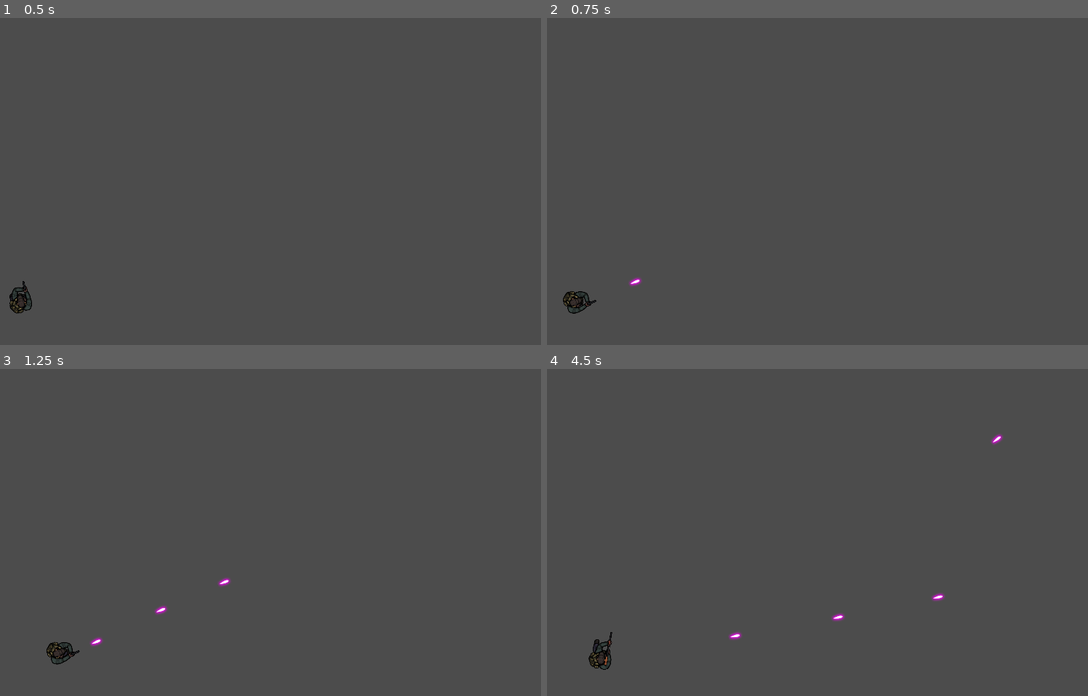
Above: before the commit, frames 1-4 (two rows, left to right).
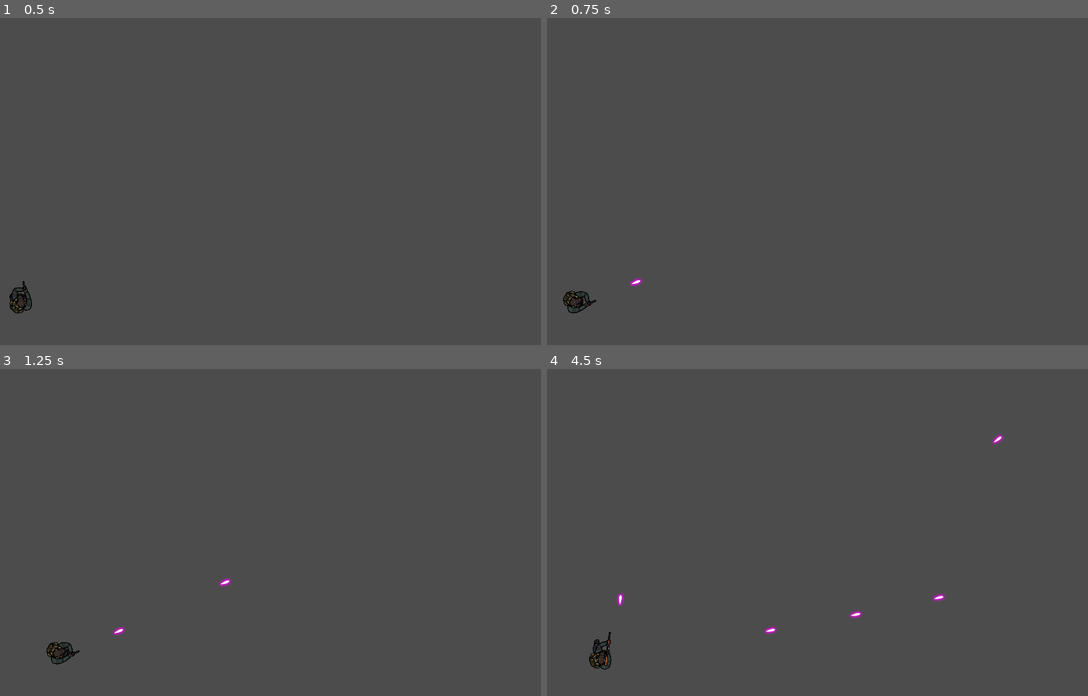
Above: after the commit, the same moments.

Repository: Gui-dev/topdownshooter
Game: Godot game, scene res://scenes/levels/world.tscn
The game is run twice, just before and just after one commit, with the same random seed, the same clock (stepped at 60 frames per second) and the same inputs.
Inputs (mouse positions are in pixels of both pictures, inside the frame that each line leads up to):
- Up to frame 1 (0.5 s): no input
- Up to frame 2 (0.75 s): tap Enter at 0.5 s; move the mouse to (925, 165) at 0.52 s; press the mouse at (925, 165) at 0.53 s; hold Right (ui_right) from 0.53 s (still down)
- Up to frame 3 (1.25 s): keep holding Right (ui_right)
- Up to frame 4 (4.5 s): move the mouse to (682, 548) at 1.27 s; release Right (ui_right) at 1.28 s; release the mouse at (682, 548) at 1.28 s; hold Down (ui_down) 1.28-2.03 s; click (682, 548) at 1.35 s; move the mouse to (855, 460) at 2.02 s; hold Right (ui_right) 2.03-2.78 s; hold 1 2.03-2.78 s; click (855, 460) at 2.3 s; move the mouse to (768, 597) at 2.77 s; hold Up (ui_up) 2.78-3.53 s; tap 2 at 2.85 s; click (768, 597) at 3.05 s; move the mouse to (968, 581) at 3.52 s; press the mouse at (968, 581) at 3.53 s; hold Left (ui_left) from 3.53 s (still down); move the mouse to (622, 483) at 4.27 s; release the mouse at (622, 483) at 4.28 s; click (622, 483) at 4.35 s

Frame 1 is identical in both runs. In frame 2, less than 0.1% of the frame differs, in the area x 2-18%, y 79-91%; in frame 3, 0.2%; in frame 4, 0.4%, in the area x 7-85%, y 20-92%.

Commit message:
feat: add sfx when shooting

Diff:
--- a/resources/pistol.tres
+++ b/resources/pistol.tres
@@ -1,13 +1,19 @@
-[gd_resource type="Resource" load_steps=2 format=2]
+[gd_resource type="Resource" load_steps=5 format=2]
 
 [ext_resource path="res://scripts/resource/weapon.gd" type="Script" id=1]
+[ext_resource path="res://assets/sfx_weapon/pistol_empty.ogg" type="AudioStream" id=2]
+[ext_resource path="res://assets/sfx_weapon/pistol_shoot.ogg" type="AudioStream" id=3]
+[ext_resource path="res://assets/sfx_weapon/pistol_reload.ogg" type="AudioStream" id=4]
 
 [resource]
 script = ExtResource( 1 )
 name = "pistol"
-ammo = 12
+ammo = 5
 capacity = 12
 max_ammo = 99
 strong = 1
 cooldown = 0.5
 shake = 35
+shoot = ExtResource( 3 )
+reload = ExtResource( 4 )
+empty = ExtResource( 2 )
--- a/resources/rifle.tres
+++ b/resources/rifle.tres
@@ -1,13 +1,19 @@
-[gd_resource type="Resource" load_steps=2 format=2]
+[gd_resource type="Resource" load_steps=5 format=2]
 
 [ext_resource path="res://scripts/resource/weapon.gd" type="Script" id=1]
+[ext_resource path="res://assets/sfx_weapon/pistol_empty.ogg" type="AudioStream" id=2]
+[ext_resource path="res://assets/sfx_weapon/pistol_shoot.ogg" type="AudioStream" id=3]
+[ext_resource path="res://assets/sfx_weapon/pistol_reload.ogg" type="AudioStream" id=4]
 
 [resource]
 script = ExtResource( 1 )
 name = "rifle"
-ammo = 31
+ammo = 10
 capacity = 31
 max_ammo = 999
 strong = 1
 cooldown = 0.25
 shake = 50
+shoot = ExtResource( 3 )
+reload = ExtResource( 4 )
+empty = ExtResource( 2 )
--- a/scenes/player/player.tscn
+++ b/scenes/player/player.tscn
@@ -240,6 +240,18 @@
 "update": 0,
 "values": [ ExtResource( 2 ) ]
 }
+tracks/1/type = "value"
+tracks/1/path = NodePath("../../barrel:position")
+tracks/1/interp = 1
+tracks/1/loop_wrap = true
+tracks/1/imported = false
+tracks/1/enabled = true
+tracks/1/keys = {
+"times": PoolRealArray( 0 ),
+"transitions": PoolRealArray( 1 ),
+"update": 0,
+"values": [ Vector2( 71, 26 ) ]
+}
 
 [sub_resource type="Animation" id=6]
 resource_name = "pistol_idle"
@@ -258,6 +270,18 @@
 "update": 1,
 "values": [ ExtResource( 2 ), ExtResource( 29 ), ExtResource( 34 ), ExtResource( 35 ), ExtResource( 39 ), ExtResource(  …(272 unchanged characters)…
 }
+tracks/1/type = "value"
+tracks/1/path = NodePath("../../barrel:position")
+tracks/1/interp = 1
+tracks/1/loop_wrap = true
+tracks/1/imported = false
+tracks/1/enabled = true
+tracks/1/keys = {
+"times": PoolRealArray( 0 ),
+"transitions": PoolRealArray( 1 ),
+"update": 0,
+"values": [ Vector2( 73, 28 ) ]
+}
 
 [sub_resource type="Animation" id=26]
 resource_name = "pistol_shoot"
@@ -327,6 +351,18 @@
 "transitions": PoolRealArray( 1, 1, 1, 1, 1, 1, 1, 1, 1, 1, 1, 1, 1, 1, 1, 1, 1, 1, 1, 1 ),
 "update": 1,
 "values": [ ExtResource( 83 ), ExtResource( 85 ), ExtResource( 73 ), ExtResource( 80 ), ExtResource( 68 ), ExtResource( …(280 unchanged characters)…
+}
+tracks/1/type = "value"
+tracks/1/path = NodePath("../../barrel:position")
+tracks/1/interp = 1
+tracks/1/loop_wrap = true
+tracks/1/imported = false
+tracks/1/enabled = true
+tracks/1/keys = {
+"times": PoolRealArray( 0 ),
+"transitions": PoolRealArray( 1 ),
+"update": 0,
+"values": [ Vector2( 90, 23 ) ]
 }
 
 [sub_resource type="Animation" id=29]
@@ -409,6 +445,9 @@
 blend_point_4/pos = Vector2( 0, -1 )
 blend_mode = 1
 
+[sub_resource type="AnimationNodeAnimation" id=40]
+animation = "pistol_shoot"
+
 [sub_resource type="AnimationNodeAnimation" id=32]
 animation = "rifle_idle"
 
@@ -436,17 +475,37 @@
 blend_point_4/node = SubResource( 36 )
 blend_point_4/pos = Vector2( 0, -1 )
 
+[sub_resource type="AnimationNodeAnimation" id=41]
+animation = "rifle_shoot"
+
 [sub_resource type="AnimationNodeStateMachineTransition" id=38]
 
 [sub_resource type="AnimationNodeStateMachineTransition" id=39]
+
+[sub_resource type="AnimationNodeStateMachineTransition" id=42]
+
+[sub_resource type="AnimationNodeStateMachineTransition" id=43]
+
+[sub_resource type="AnimationNodeStateMachineTransition" id=44]
+switch_mode = 2
+auto_advance = true
+
+[sub_resource type="AnimationNodeStateMachineTransition" id=45]
+switch_mode = 2
+auto_advance = true
 
 [sub_resource type="AnimationNodeStateMachine" id=18]
 states/pistol/node = SubResource( 25 )
 states/pistol/position = Vector2( 345.667, 36.3333 )
+states/pistol_shoot/node = SubResource( 40 )
+states/pistol_shoot/position = Vector2( 571, 36.904 )
 states/rifle/node = SubResource( 37 )
 states/rifle/position = Vector2( 345.815, 168.333 )
-transitions = [ "pistol", "rifle", SubResource( 38 ), "rifle", "pistol", SubResource( 39 ) ]
+states/rifle_shoot/node = SubResource( 41 )
+states/rifle_shoot/position = Vector2( 565.222, 167.995 )
+transitions = [ "pistol", "rifle", SubResource( 38 ), "rifle", "pistol", SubResource( 39 ), "pistol", "pistol_shoot", SubResource( 42 ), "rifle", "rifle_shoot", SubResource( 43 ), "pistol_shoot", "pistol", SubResource( 44 ), "rifle_shoot", "rifle", SubResource( 45 ) ]
 start_node = "pistol"
+graph_offset = Vector2( 0, -91.0455 )
 
 [sub_resource type="AnimationNodeStateMachinePlayback" id=19]
 
@@ -504,3 +563,6 @@
 script = ExtResource( 144 )
 pistol = ExtResource( 145 )
 rifle = ExtResource( 146 )
+
+[node name="audio" type="AudioStreamPlayer" parent="."]
+volume_db = -20.0
--- a/scripts/player/player.gd
+++ b/scripts/player/player.gd
@@ -6,11 +6,11 @@
 var speed: float = 200.0
 var motion_velocity: Vector2 = Vector2.ZERO
 var weapon_timer: float = 0.0
-var cooldown: float = 0.3
 onready var animation_legs: AnimationTree = $sprites/legs/AnimationTree
 onready var animation_body: AnimationTree = $sprites/body/AnimationTree
 onready var animation_mode: AnimationNodeStateMachinePlayback = animation_body.get('parameters/playback')
 onready var barrel: Position2D = $barrel
+onready var audio: AudioStreamPlayer = $audio
 export(Resource) var weapon setget _set_weapon
 
 
@@ -29,11 +29,11 @@
 
   weapon_timer -= delta
   if Input.is_action_pressed('ui_shoot') and weapon_timer <= 0:
-    weapon_timer = cooldown
+    weapon_timer = weapon.cooldown
     _shoot()
 
 
-func _physics_process(delta: float) -> void:
+func _physics_process(_delta: float) -> void:
   motion_velocity = move_and_slide(motion_velocity)
 
 
@@ -43,11 +43,22 @@
 
 
 func _shoot() -> void:
-  var bullet = Bullet.instance()
-  bullet.global_position = barrel.global_position
-  bullet.rotation_degrees = rotation_degrees
-  bullet.apply_impulse(Vector2.ZERO, Vector2(1000, 0).rotated(rotation))
-  get_tree().root.call_deferred('add_child', bullet)
+  if weapon.ammo:
+    weapon.ammo -= 1
+    animation_mode.travel('%s_shoot' % weapon.name)
+    _play_sfx(weapon.shoot)
+    var bullet = Bullet.instance()
+    bullet.global_position = barrel.global_position
+    bullet.rotation_degrees = rotation_degrees
+    bullet.apply_impulse(Vector2.ZERO, Vector2(1000, 0).rotated(rotation))
+    get_tree().root.call_deferred('add_child', bullet)
+  else:
+    _play_sfx(weapon.empty)
+
+
+func _play_sfx(sfx: AudioStream) -> void:
+  audio.stream = sfx
+  audio.play()
 
 
 func _set_weapon(value: Resource) -> void:
--- a/scripts/player/weapon_controller.gd
+++ b/scripts/player/weapon_controller.gd
@@ -6,7 +6,7 @@
 export(Resource) var rifle = null
 
 
-func _process(delta: float) -> void:
+func _process(_delta: float) -> void:
   if Input.is_physical_key_pressed(KEY_1):
     get_parent().weapon = pistol
   elif Input.is_physical_key_pressed(KEY_2):
Not shown: 1 places in scenes/player/player.tscn that only renumber resources
